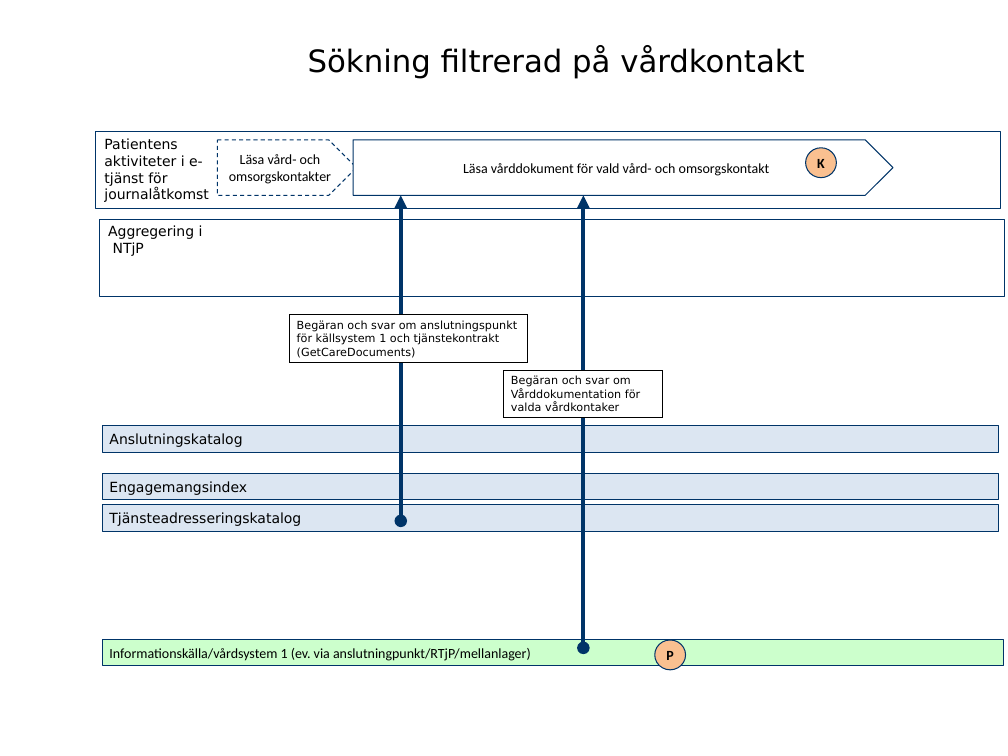
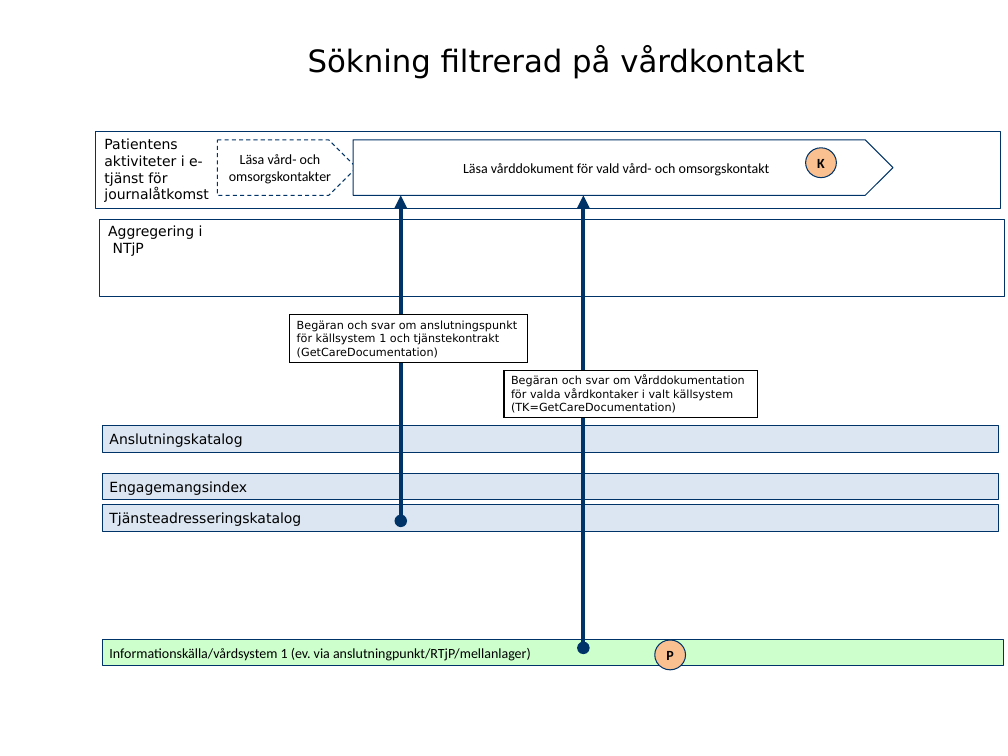
Before and after one commit to admstar/rivta, a slide deck: slide 5 of ServiceInteractions/riv/clinicalprocess/logistics/logistics/trunk/docs/TD_Logistics.pptx. Drawn at 1008x756 pixels with LibreOffice and Linux fonts; fonts in the diff are those of the drawing; background and template pictures are left out. Boxes give left, top, right and bottom in pixels: in the first picture for what was removed or moved away, otherwise in the second. Text is boxed around its words. In the diff, an @@ line names an element or a change of style, - is before the commit and + after.

```diff
--- a/ServiceInteractions/riv/clinicalprocess/logistics/logistics/trunk/docs/TD_Logistics.pptx
+++ b/ServiceInteractions/riv/clinicalprocess/logistics/logistics/trunk/docs/TD_Logistics.pptx
@@ text in rectangle at box(297, 320, 517, 358): text changed @@
-Begäran och svar om anslutningspunkt för källsystem 1 och tjänstekontrakt (GetCareDocuments)
+Begäran och svar om anslutningspunkt för källsystem 1 och tjänstekontrakt (GetCareDocumentation)
@@ rectangle "Begäran och svar om Vårddokumentation ...": place and size @@
-rectangle "Begäran och svar om Vårddokumentation ..." at box(504, 370, 662, 417)
+rectangle "Begäran och svar om Vårddokumentation ..." at box(504, 370, 758, 417)
@@ text in rectangle at box(511, 375, 744, 413): text changed @@
-Begäran och svar om Vårddokumentation för valda vårdkontaker
+Begäran och svar om Vårddokumentation för valda vårdkontaker i valt källsystem (TK=GetCareDocumentation)
```
Also in this commit, not shown: 5 other slides changed, 1 slide added, 2 other files.
